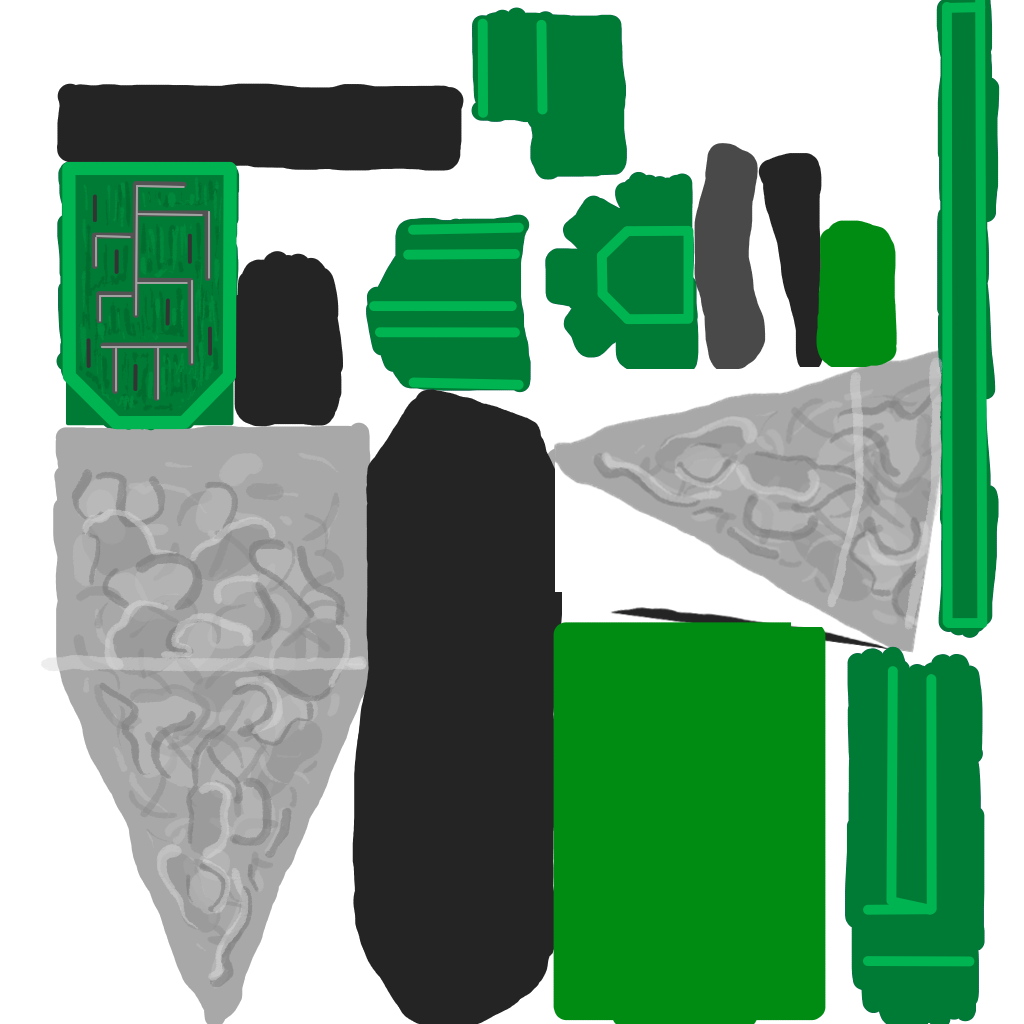
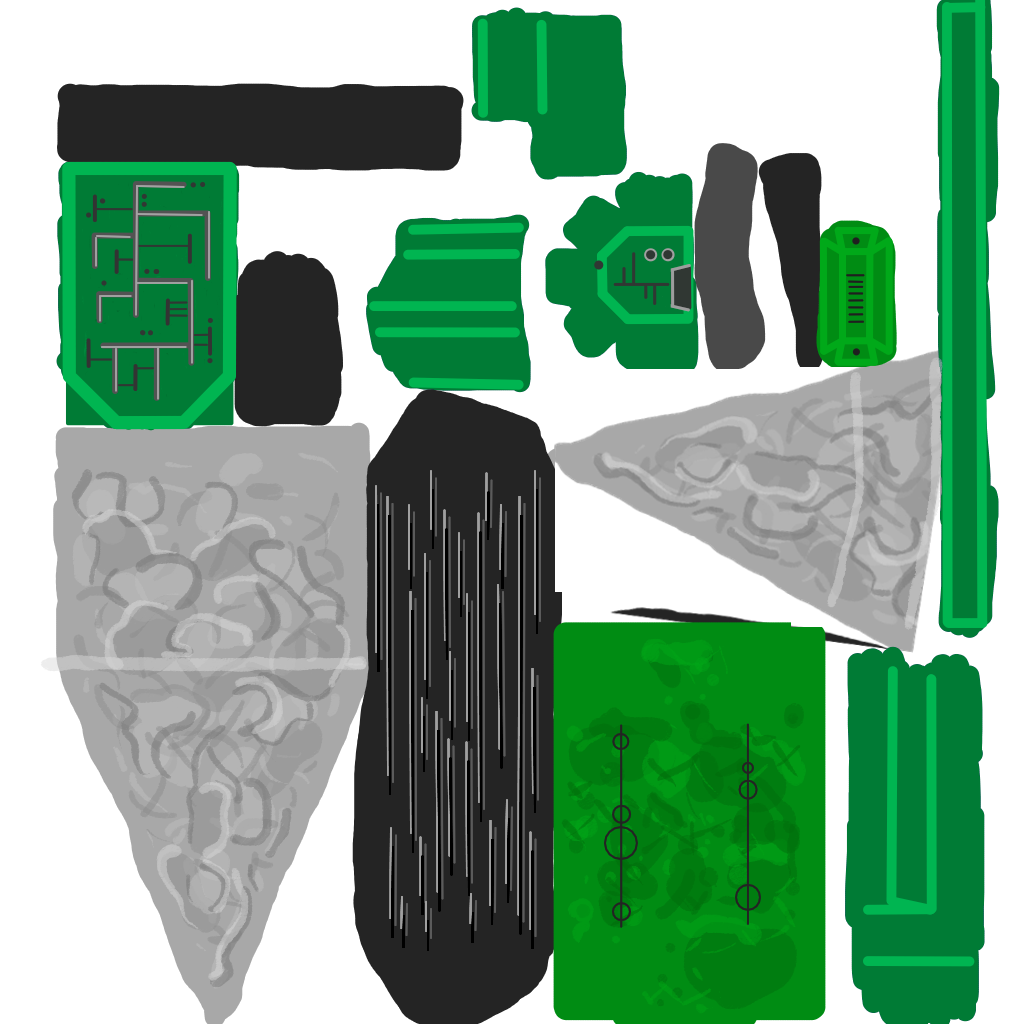
The second 1024 × 1024 image is a revision of the first. Changes to its layers:
painted on "Texture" over 79, 177, 893, 1014
